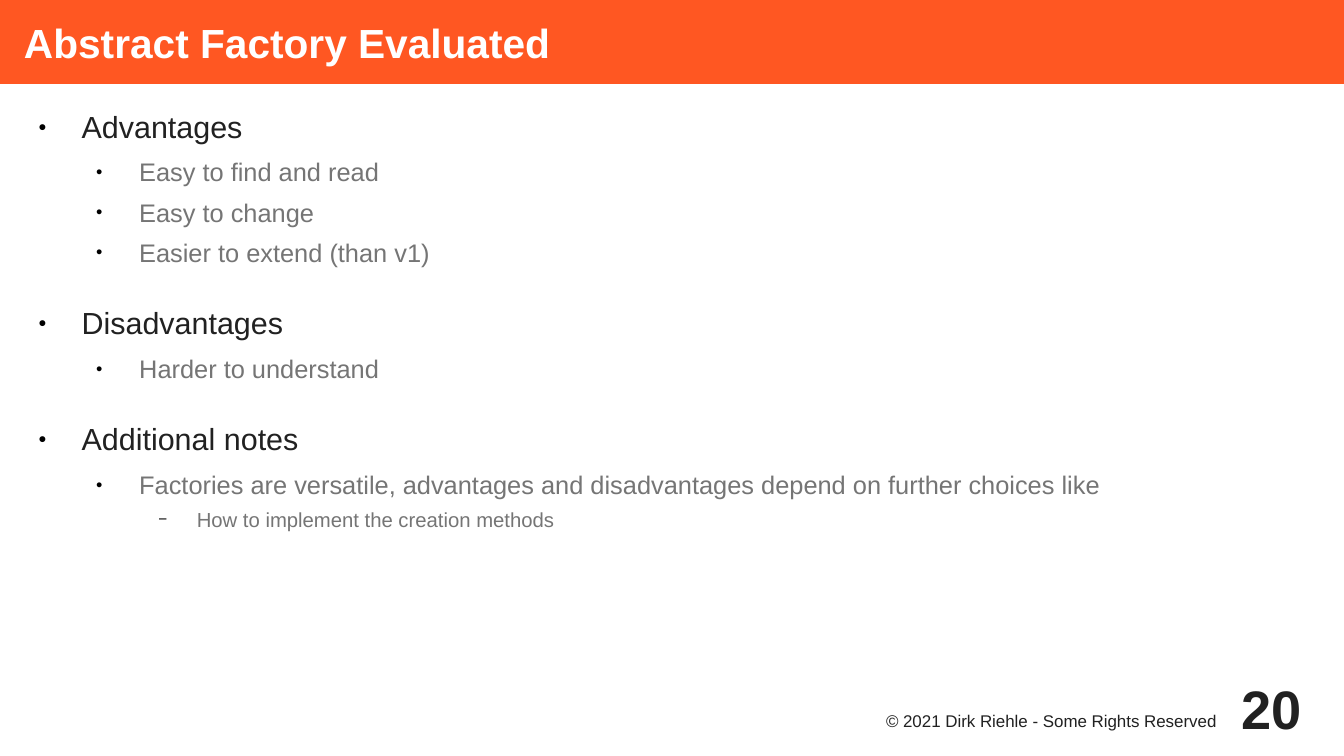
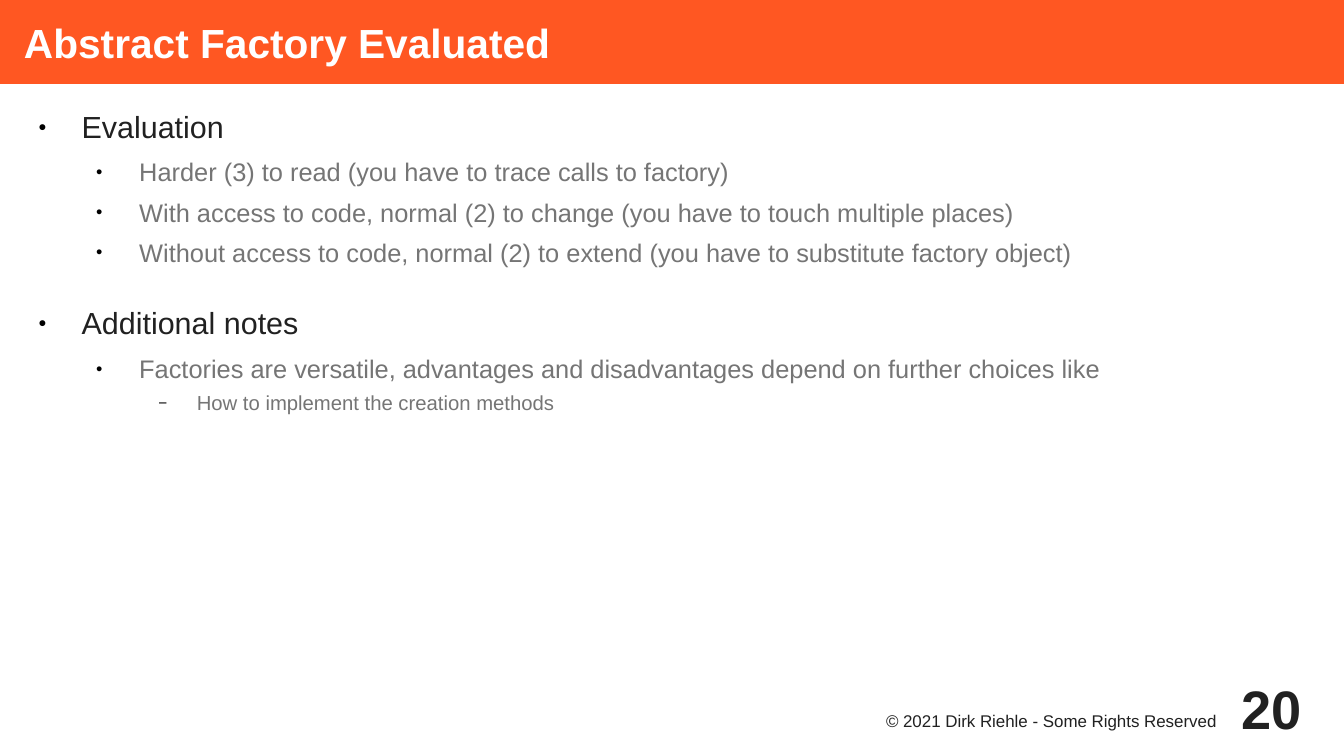
Before and after one commit to dirkriehle/adap-course, a slide deck: slide 20 of Lecture Slides/ADAP C09 - Object Creation.odp. Drawn at 1344x756 pixels with LibreOffice and Linux fonts; fonts in the diff are those of the drawing. Boxes give left, top, right and bottom in pixels: in the first picture for what was removed or moved away, otherwise in the second. Text is boxed around its words. In the diff, an @@ line names an element or a change of style, - is before the commit and + after.

```diff
--- a/Lecture Slides/ADAP C09 - Object Creation.odp
+++ b/Lecture Slides/ADAP C09 - Object Creation.odp
@@ text at [82, 116, 1071, 267]: text changed @@
-● Advantages
-  ● Easy to find and read
-  ● Easy to change
-  ● Easier to extend (than v1)
-● Disadvantages
-  ● Harder to understand
+● Evaluation
+  ● Harder (3) to read (you have to trace calls to factory)
+  ● With access to code, normal (2) to change (you have to touch multiple places)
+  ● Without access to code, normal (2) to extend (you have to substitute factory object)
```
Also in this commit, not shown: 6 other slides changed, 19 other files.
